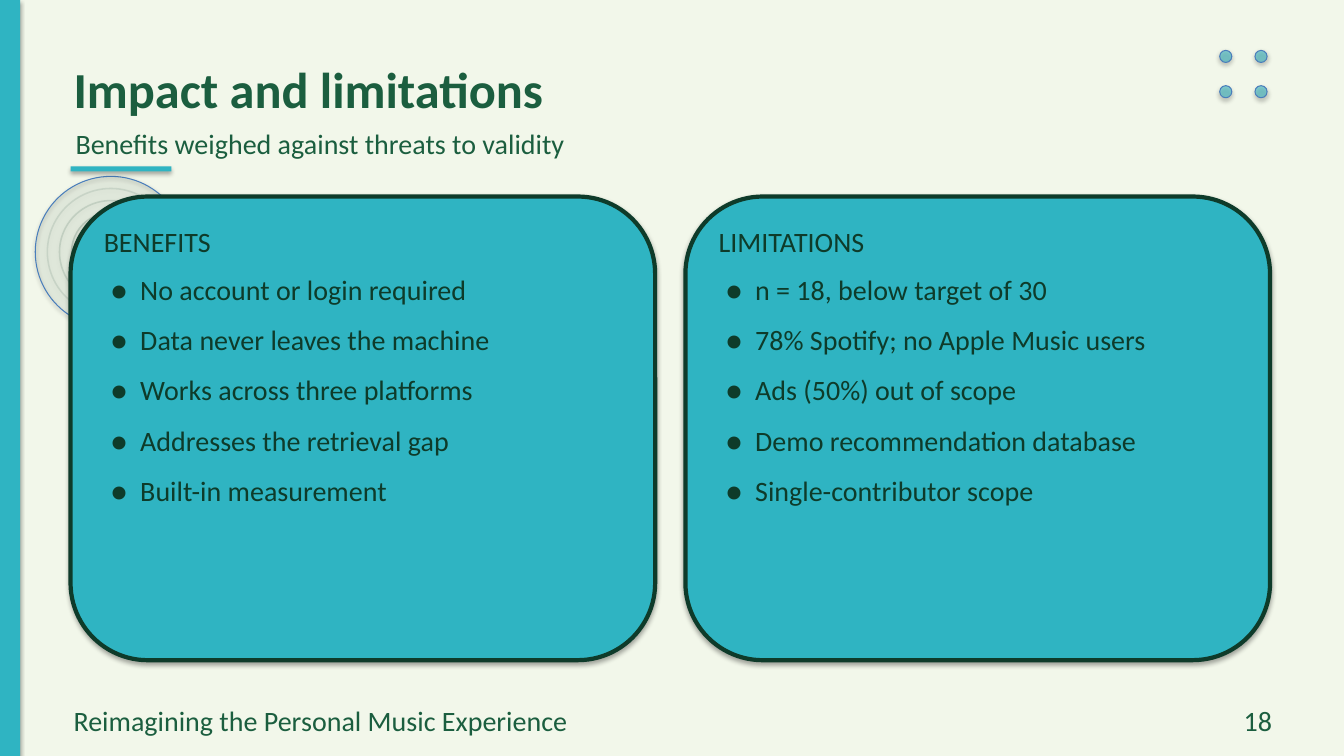
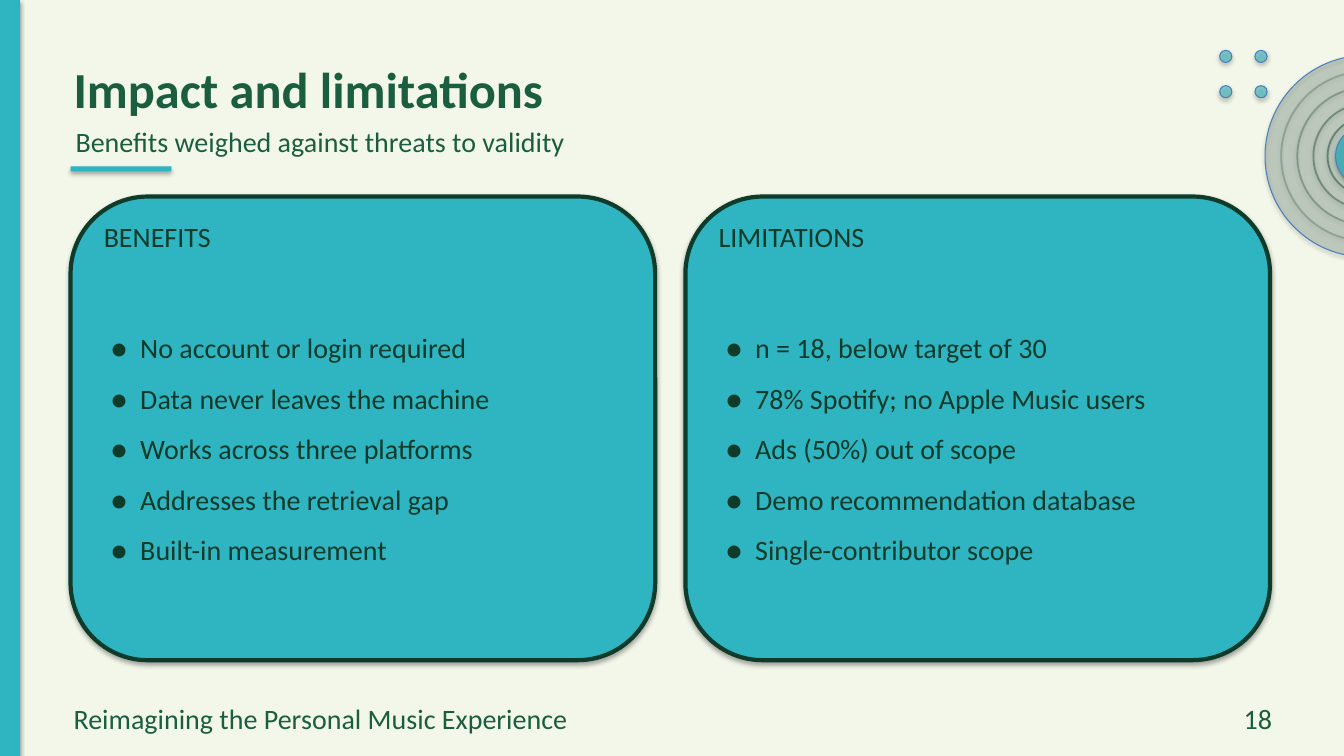
Before and after one commit to preet-kamdar/design-thinking-sem3, a slide deck: slide 18 of docs/Presentation.pptx. Drawn at 1344x756 pixels with LibreOffice and Linux fonts; fonts in the diff are those of the drawing. Boxes give left, top, right and bottom in pixels: in the first picture for what was removed or moved away, otherwise in the second. Text is boxed around its words. In the diff, an @@ line names an element or a change of style, - is before the commit and + after.

```diff
--- a/docs/Presentation.pptx
+++ b/docs/Presentation.pptx
@@ ellipse: place and size @@
-ellipse at (35,176,187,328)
+ellipse at (1265,55,1344,257)
@@ ellipse at (1265,55,1344,257): fill #0E3B2A at 6% opacity to #0E3B2A at 18% opacity @@
@@ ellipse: place and size @@
-ellipse at (47,189,174,316)
+ellipse at (1281,72,1344,241)
@@ ellipse: place and size @@
-ellipse at (59,201,162,303)
+ellipse at (1298,88,1344,225)
@@ outline #0E3B2A 1.1 pt to #0E3B2A 1.3 pt in 4 elements at (1281,72,1344,241), (1298,88,1344,225), (1328,118,1344,195), (1314,104,1344,209) @@
@@ ellipse: place and size @@
-ellipse at (72,213,150,291)
+ellipse at (1314,104,1344,209)
@@ ellipse: place and size @@
-ellipse at (82,223,139,280)
+ellipse at (1328,118,1344,195)
@@ ellipse: place and size @@
-ellipse at (89,229,134,274)
+ellipse at (1336,126,1344,187)
@@ ellipse at (1336,126,1344,187): fill #2FB4C2 at 45% opacity to #2FB4C2 at 72% opacity @@
@@ text "BENEFITS": place and size @@
-text "BENEFITS" at (104,234,211,252)
+text "BENEFITS" at (104,229,211,247)
@@ text "LIMITATIONS": place and size @@
-text "LIMITATIONS" at (719,234,865,252)
+text "LIMITATIONS" at (719,229,865,247)
@@ text "● No account or login ..." at (140,338,489,560): vertical alignment top to middle @@
@@ ellipse removed at (107,248,115,256) @@
@@ text "● n = 18, below ..." at (755,338,1146,565): vertical alignment top to middle @@
@@ text at (140,540,387,560): less space between paragraphs @@
@@ text at (755,540,1033,565): less space between paragraphs @@
```
Also in this commit, not shown: 19 other slides changed, 6 other files.
